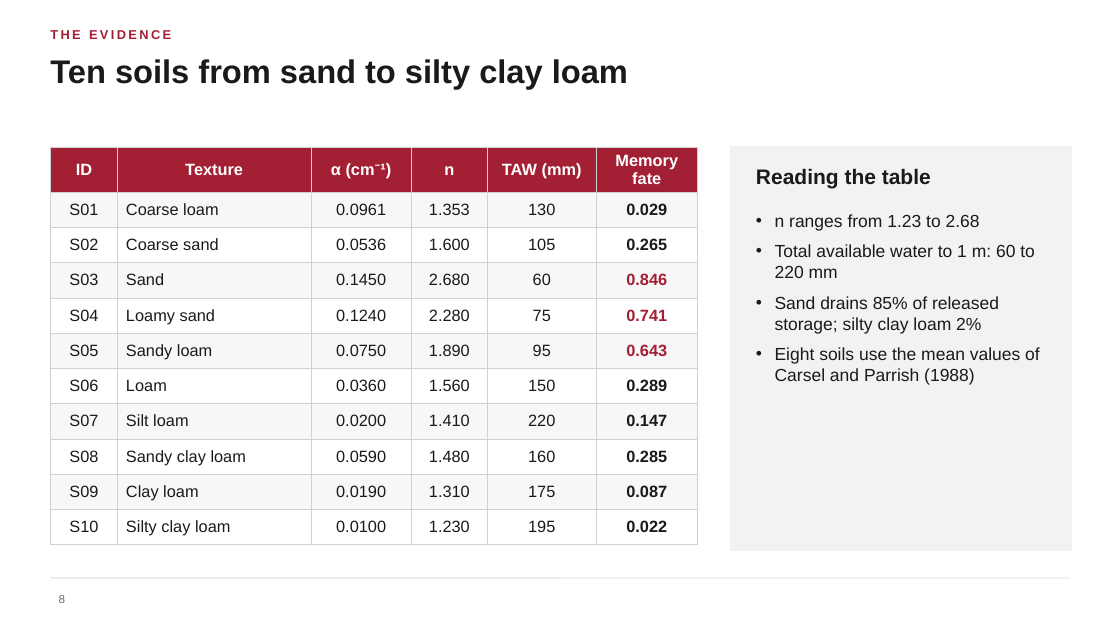
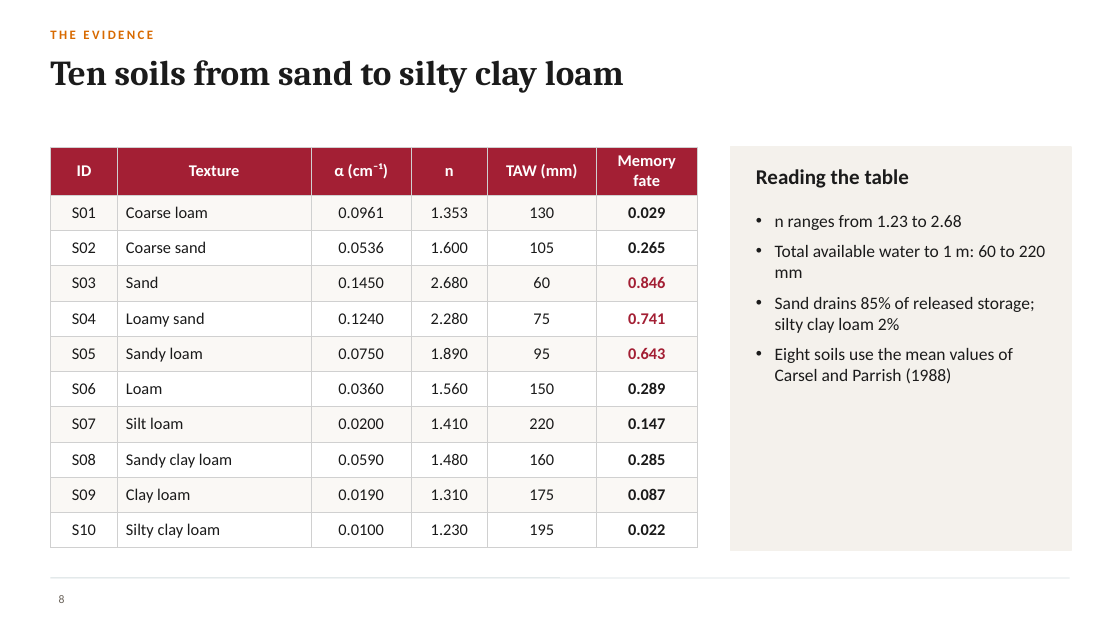
Before and after one commit to halilunaziru73-creator/Coupled-Water-Fluxes-Pore-Scale-Dynamics-Precision-Irrigation-Mulching-Feedback-Loops, a slide deck: slide 8 of Manuscripts/pdf/Supplementary/SWAFL_Presentation.pptx. Drawn at 1120x630 pixels with LibreOffice and Linux fonts; fonts in the diff are those of the drawing; background and template pictures are left out. Boxes give left, top, right and bottom in pixels: in the first picture for what was removed or moved away, otherwise in the second. Text is boxed around its words. In the diff, an @@ line names an element or a change of style, - is before the commit and + after.

Commit message:
Presentation: blended university style (cardinal red, Cambridge blue, warm orange, serif headings)

```diff
--- a/Manuscripts/pdf/Supplementary/SWAFL_Presentation.pptx
+++ b/Manuscripts/pdf/Supplementary/SWAFL_Presentation.pptx
@@ text "THE EVIDENCE" at bbox=[50, 30, 153, 39]: font Arial to Calibri, text colour #A31F34 to #D86A00 @@
@@ title "Ten soils from sand to ..." at bbox=[50, 60, 624, 93]: size 28 to 30 pt, font Arial to Cambria, text colour #1A1A1A to #1B1B1B @@
@@ table at bbox=[50, 147, 697, 542] @@
@@ fill #F7F7F7 to #FAF8F5 in 30 cells @@
@@ font Arial to Calibri @@
@@ rectangle at bbox=[731, 147, 1071, 550]: fill #F2F2F2 to #F4F1EC; outline #F2F2F2 1 pt to #F4F1EC 1 pt @@
@@ text "Reading the table" at bbox=[756, 169, 909, 188]: font Arial to Calibri, text colour #1A1A1A to #1B1B1B @@
@@ text "n ranges from 1.23 to ..." at bbox=[775, 215, 1046, 384]: font Arial to Calibri, text colour #1A1A1A to #1B1B1B @@
@@ page number at bbox=[59, 595, 65, 603]: font Arial to Calibri, text colour #6E6E6E to #6B645C @@
```
Also in this commit, not shown: 28 other slides changed.
